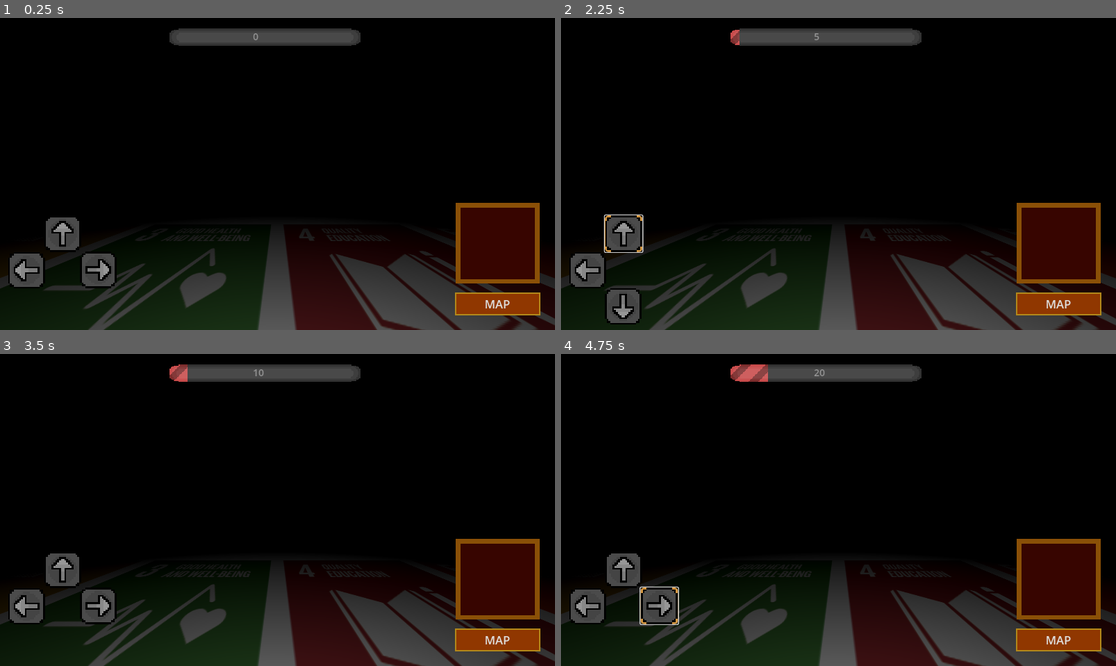
Above: before the commit, frames 1-4 (two rows, left to right).
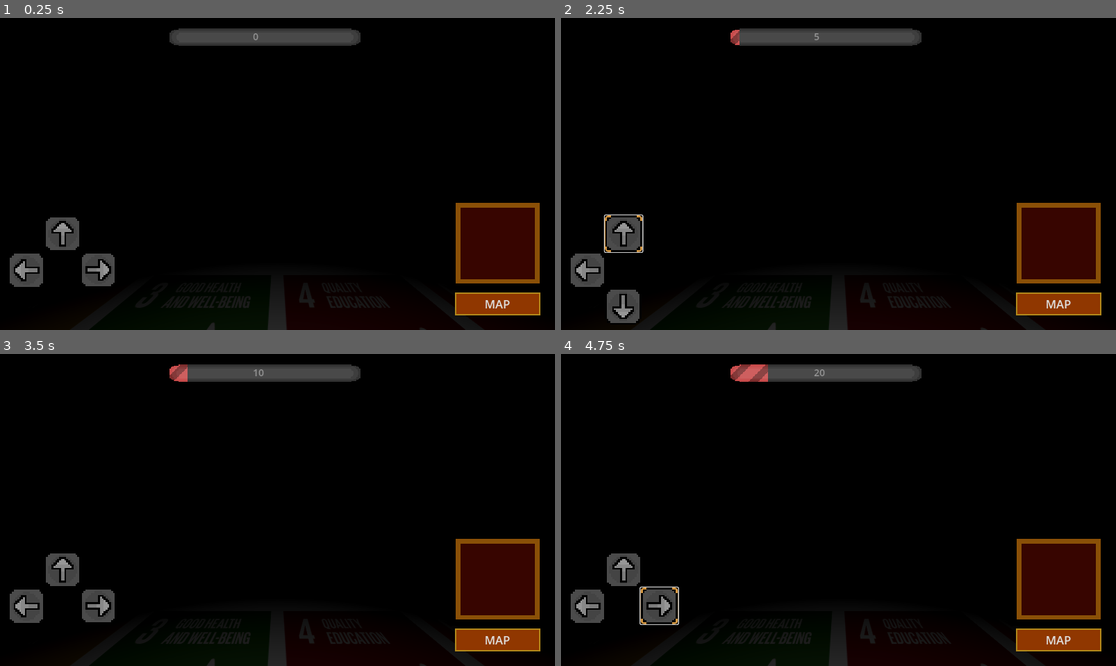
Above: after the commit, the same moments.

Repository: AUBERTIERThomas/NoxDomus
Game: Godot game, scene res://Scenes/game_room.tscn
Two runs of this game, one before a commit and one after it. Both use one fixed random seed, a clock stepped at 60 frames per second and the inputs below.
Inputs (mouse positions are in pixels of both pictures, inside the frame that each line leads up to):
- Up to frame 1 (0.25 s): no input
- Up to frame 2 (2.25 s): click "MAP" at 0.5 s; click "Retour" at 1.25 s; click (622, 233) at 2 s
- Up to frame 3 (3.5 s): click (61, 641) at 2.75 s
- Up to frame 4 (4.75 s): click (588, 606) at 3.5 s; click (660, 606) at 4.25 s

The runs differ from the first frame. In frame 1, 17% of the frame differs, in the area x 0-100%, y 68-100%; in frame 2, 16%; in frame 3, 17%; in frame 4, 17%.

Commit message:
ZQSDAE

Diff:
--- a/Scenes/game_room.tscn
+++ b/Scenes/game_room.tscn
@@ -267,7 +267,7 @@
 script = ExtResource("2_wyqdb")
 
 [node name="_Camera3D" type="Camera3D" parent="."]
-transform = Transform3D(1.19249e-08, 0, -1, 0, 1, 0, 1, 0, 1.19249e-08, 0, 0, 0)
+transform = Transform3D(-4.37114e-08, 0, -1, 0, 1, 0, 1, 0, -4.37114e-08, 0, 2, 0)
 environment = SubResource("Environment_hfxq2")
 fov = 70.0
 near = 0.5
@@ -284,26 +284,26 @@
 omni_attenuation = 2.0
 
 [node name="Plafond" type="MeshInstance3D" parent="."]
-transform = Transform3D(-10, 8.74228e-07, 0, -8.74228e-07, -10, 0, 0, 0, 10, 0, 8, 0)
+transform = Transform3D(-10, 2.26494e-06, 0, -1.50996e-06, -15, 0, 0, 0, 10, 0, 12, 0)
 mesh = SubResource("PlaneMesh_ib5b8")
 
 [node name="Mur1" type="MeshInstance3D" parent="."]
-transform = Transform3D(-2.18557e-07, -3, 0, 5, -1.31134e-07, 0, 0, 0, 15, 15, 3, 0)
+transform = Transform3D(-6.55671e-07, -3, 0, -6.55671e-07, 5.73206e-15, -7.5, 15, -1.31134e-07, -3.27835e-07, 15, 4.5, 0)
 mesh = SubResource("PlaneMesh_xmpls")
 skeleton = NodePath("../Sol")
 
 [node name="Mur2" type="MeshInstance3D" parent="."]
-transform = Transform3D(9.55346e-15, 1.31134e-07, -15, 5, -1.31134e-07, 8.86009e-20, -2.18557e-07, -3, -6.55671e-07, 0, 3, 15)
+transform = Transform3D(-15, 2.62268e-07, 3.27835e-07, -6.55671e-07, 5.73206e-15, -7.5, -1.31134e-06, -3, 1.43301e-14, 0, 4.5, 15)
 mesh = SubResource("PlaneMesh_lj7do")
 skeleton = NodePath("../Sol")
 
 [node name="Mur3" type="MeshInstance3D" parent="."]
-transform = Transform3D(2.18557e-07, 3, -1.31134e-06, 5, -1.31134e-07, 0, -1.91069e-14, -2.62268e-07, -15, -15, 3, 0)
+transform = Transform3D(1.96701e-06, 3, -2.86603e-14, -6.55671e-07, 5.73206e-15, -7.5, -15, 3.93402e-07, 3.27835e-07, -15, 4.5, 0)
 mesh = SubResource("PlaneMesh_lj7do")
 skeleton = NodePath("../Sol")
 
 [node name="Mur4" type="MeshInstance3D" parent="."]
-transform = Transform3D(9.55346e-15, 1.31134e-07, 15, 5, -1.31134e-07, -8.86009e-20, 2.18557e-07, 3, -6.55671e-07, 0, 3, -15)
+transform = Transform3D(15, 0, -3.27835e-07, -6.55671e-07, 5.73206e-15, -7.5, 0, 3, 1.43301e-14, 0, 4.5, -15)
 mesh = SubResource("PlaneMesh_bbfoe")
 skeleton = NodePath("../Sol")
 
--- a/Scripts/CeilingLamp.gd
+++ b/Scripts/CeilingLamp.gd
@@ -9,7 +9,7 @@
 	for i in range(lightStateList.size()):
 		if ls >= lightStateList[i]:
 			lightState += 1
-	print("état de la lumière : "+str(lightState))
+	print("état de la lumière : "+str(lightState)+" ("+str(ls)+")")
 	match lightState:
 		0: # Allumée
 			self.omni_range = 30
--- a/project.godot
+++ b/project.godot
@@ -25,3 +25,50 @@
 "res://Scenes/": "green",
 "res://Scripts/": "yellow"
 }
+
+[input]
+
+ui_left={
+"deadzone": 0.5,
+"events": [Object(InputEventKey,"resource_local_to_scene":false,"resource_name":"","device":0,"window_id":0,"alt_pressed":false,"shift_pressed":false,"ctrl_pressed":false,"meta_pressed":false,"pressed":false,"keycode":4194319,"physical_keycode":0,"key_label":0,"unicode":0,"location":0,"echo":false,"script":null)
+, Object(InputEventJoypadButton,"resource_local_to_scene":false,"resource_name":"","device":0,"button_index":13,"pressure":0.0,"pressed":false,"script":null)
+, Object(InputEventJoypadMotion,"resource_local_to_scene":false,"resource_name":"","device":0,"axis":0,"axis_value":-1.0,"script":null)
+, Object(InputEventKey,"resource_local_to_scene":false,"resource_name":"","device":0,"window_id":0,"alt_pressed":false,"shift_pressed":false,"ctrl_pressed":false,"meta_pressed":false,"pressed":false,"keycode":0,"physical_keycode":65,"key_label":0,"unicode":0,"location":0,"echo":false,"script":null)
+]
+}
+ui_right={
+"deadzone": 0.5,
+"events": [Object(InputEventKey,"resource_local_to_scene":false,"resource_name":"","device":0,"window_id":0,"alt_pressed":false,"shift_pressed":false,"ctrl_pressed":false,"meta_pressed":false,"pressed":false,"keycode":4194321,"physical_keycode":0,"key_label":0,"unicode":0,"location":0,"echo":false,"script":null)
+, Object(InputEventJoypadButton,"resource_local_to_scene":false,"resource_name":"","device":0,"button_index":14,"pressure":0.0,"pressed":false,"script":null)
+, Object(InputEventJoypadMotion,"resource_local_to_scene":false,"resource_name":"","device":0,"axis":0,"axis_value":1.0,"script":null)
+, Object(InputEventKey,"resource_local_to_scene":false,"resource_name":"","device":0,"window_id":0,"alt_pressed":false,"shift_pressed":false,"ctrl_pressed":false,"meta_pressed":false,"pressed":false,"keycode":0,"physical_keycode":68,"key_label":0,"unicode":0,"location":0,"echo":false,"script":null)
+]
+}
+ui_up={
+"deadzone": 0.5,
+"events": [Object(InputEventKey,"resource_local_to_scene":false,"resource_name":"","device":0,"window_id":0,"alt_pressed":false,"shift_pressed":false,"ctrl_pressed":false,"meta_pressed":false,"pressed":false,"keycode":4194320,"physical_keycode":0,"key_label":0,"unicode":0,"location":0,"echo":false,"script":null)
+, Object(InputEventJoypadButton,"resource_local_to_scene":false,"resource_name":"","device":0,"button_index":11,"pressure":0.0,"pressed":false,"script":null)
+, Object(InputEventJoypadMotion,"resource_local_to_scene":false,"resource_name":"","device":0,"axis":1,"axis_value":-1.0,"script":null)
+, Object(InputEventKey,"resource_local_to_scene":false,"resource_name":"","device":0,"window_id":0,"alt_pressed":false,"shift_pressed":false,"ctrl_pressed":false,"meta_pressed":false,"pressed":false,"keycode":0,"physical_keycode":87,"key_label":0,"unicode":0,"location":0,"echo":false,"script":null)
+]
+}
+ui_down={
+"deadzone": 0.5,
+"events": [Object(InputEventKey,"resource_local_to_scene":false,"resource_name":"","device":0,"window_id":0,"alt_pressed":false,"shift_pressed":false,"ctrl_pressed":false,"meta_pressed":false,"pressed":false,"keycode":4194322,"physical_keycode":0,"key_label":0,"unicode":0,"location":0,"echo":false,"script":null)
+, Object(InputEventJoypadButton,"resource_local_to_scene":false,"resource_name":"","device":0,"button_index":12,"pressure":0.0,"pressed":false,"script":null)
+, Object(InputEventJoypadMotion,"resource_local_to_scene":false,"resource_name":"","device":0,"axis":1,"axis_value":1.0,"script":null)
+, null, Object(InputEventKey,"resource_local_to_scene":false,"resource_name":"","device":0,"window_id":0,"alt_pressed":false,"shift_pressed":false,"ctrl_pressed":false,"meta_pressed":false,"pressed":false,"keycode":0,"physical_keycode":83,"key_label":0,"unicode":0,"location":0,"echo":false,"script":null)
+]
+}
+ui_page_up={
+"deadzone": 0.5,
+"events": [Object(InputEventKey,"resource_local_to_scene":false,"resource_name":"","device":0,"window_id":0,"alt_pressed":false,"shift_pressed":false,"ctrl_pressed":false,"meta_pressed":false,"pressed":false,"keycode":4194323,"physical_keycode":0,"key_label":0,"unicode":0,"location":0,"echo":false,"script":null)
+, Object(InputEventKey,"resource_local_to_scene":false,"resource_name":"","device":0,"window_id":0,"alt_pressed":false,"shift_pressed":false,"ctrl_pressed":false,"meta_pressed":false,"pressed":false,"keycode":0,"physical_keycode":81,"key_label":0,"unicode":0,"location":0,"echo":false,"script":null)
+]
+}
+ui_page_down={
+"deadzone": 0.5,
+"events": [Object(InputEventKey,"resource_local_to_scene":false,"resource_name":"","device":0,"window_id":0,"alt_pressed":false,"shift_pressed":false,"ctrl_pressed":false,"meta_pressed":false,"pressed":false,"keycode":4194324,"physical_keycode":0,"key_label":0,"unicode":0,"location":0,"echo":false,"script":null)
+, Object(InputEventKey,"resource_local_to_scene":false,"resource_name":"","device":0,"window_id":0,"alt_pressed":false,"shift_pressed":false,"ctrl_pressed":false,"meta_pressed":false,"pressed":false,"keycode":0,"physical_keycode":69,"key_label":0,"unicode":0,"location":0,"echo":false,"script":null)
+]
+}
